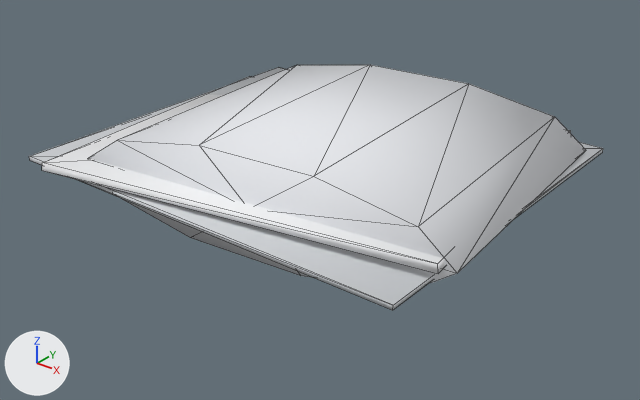
An edit to the glTF model Assets/models/industrial-warehouse-curved-wreck.glb, drawn before and after from the same camera.
Rendered twice from a camera (50 mm lens) standing at (17.59, -22.14, 13.23) and looking at (0.4, -0.66, -0.09). Lighting does not change. The marker at lower left points along +X, +Y and +Z. The first picture is the older version. Mesh edges are drawn as thin lines. Where no turn or scale is listed for an object, it has been applied to the vertices.

Names of what the first picture shows: 'geometry_0'.
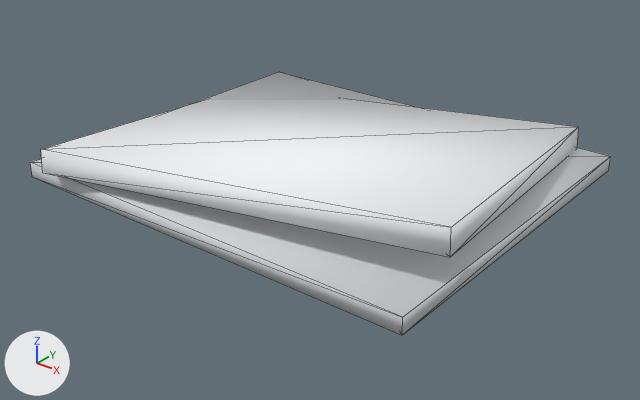
What changed in the scene script:
```text
Change me_geometry_0:
    used by ob_geometry_0; location = (0.0, 0.0, 0.0)
    remove me_geometry_0.from_pydata(...)  # 52 vertices, 88 faces; spans x -8.0..8.0, y -7.0..7.0, z 0.0..3.0
    add me_geometry_0.from_pydata(...)  # 16 vertices, 24 faces; spans x -8.0..8.0, y -7.0..7.0, z 0.0..3.0
    me_geometry_0 part 1: a new loose piece, a box spanning x -7.67..7.67, y -6.48..6.48, z 0.57..1.11, in mat_sww_flat_vertex
    me_geometry_0 part 2: the loose piece of 8 vertices spanning x -8.0..7.7, y -7.0..7.0, z 1.0..1.8 is scaled about its middle by (1.02, 1, 3.68), then moved by (0.2, 0.0, 0.1)
    me_geometry_0 part 3: the loose piece of 22 vertices spanning x -6.4..8.0, y -5.8..5.8, z 0.0..3.0 is deleted
    me_geometry_0 part 4: the loose piece of 8 vertices spanning x -7.7..7.4, y -6.5..6.5, z 1.2..1.3 is deleted
    other edits to the shape of me_geometry_0 do not show in these pictures
```

Where the change shows, as pixel boxes (x1, y1, x2, y2) in the pictures (640 x 400 px; the box of a moved part takes in the faces that stretch with it):
'geometry_0', reshaped (7% taller): before (29, 65, 603, 310); after (30, 72, 611, 335)
part 1 of me_geometry_0, added: after (30, 72, 611, 335)
part 2 of me_geometry_0, moved or reshaped: before (42, 76, 571, 274); after (41, 100, 579, 257)
part 3 of me_geometry_0, deleted: before (88, 65, 586, 284)
part 4 of me_geometry_0, deleted: before (29, 67, 603, 310)
